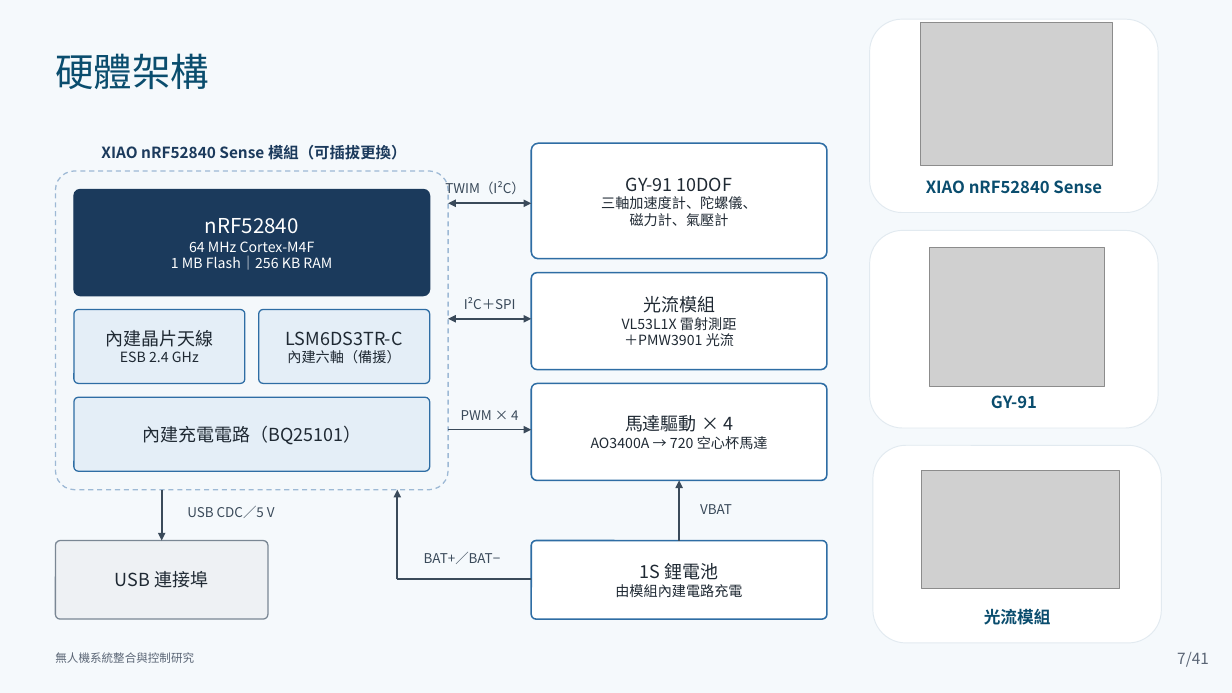
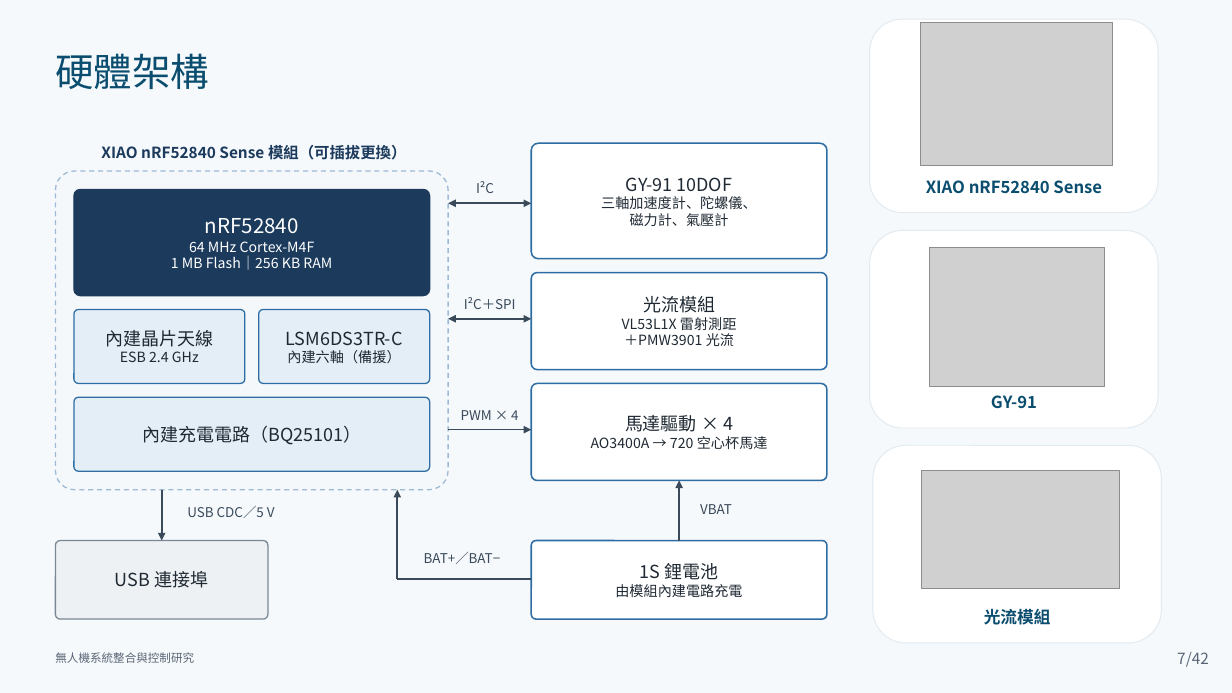
Before and after one commit to lingken1028/-, a slide deck: slide 7 of 無人機系統整合與控制研究_口試簡報 2.pptx. Drawn at 1232x693 pixels with LibreOffice and Linux fonts; fonts in the diff are those of the drawing; grey boxes stand for pictures. Boxes give left, top, right and bottom in pixels: in the first picture for what was removed or moved away, otherwise in the second. Text is boxed around its words. In the diff, an @@ line names an element or a change of style, - is before the commit and + after.

```diff
--- a/無人機系統整合與控制研究_口試簡報 2.pptx
+++ b/無人機系統整合與控制研究_口試簡報 2.pptx
@@ text at (476,181,494,193): text changed @@
-TWIM（I²C）
+I²C
@@ text at (1186,652,1209,667): text changed @@
-/41
+/42
```
Also in this commit, not shown: 84 other slides changed, 1 slide added.
